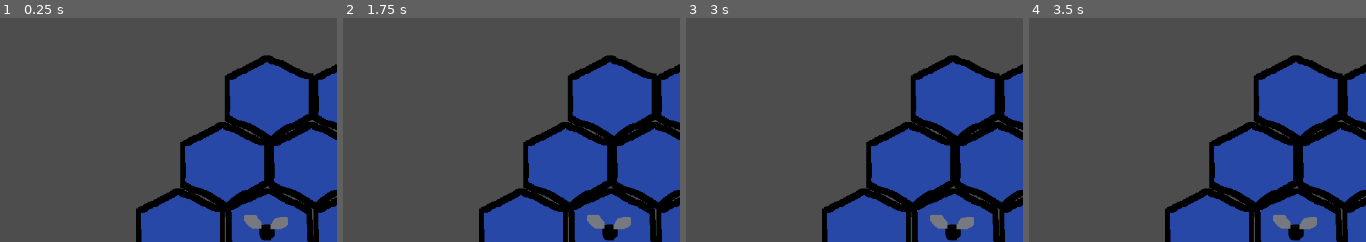
Above: before the commit, frames 1-4 (left to right).
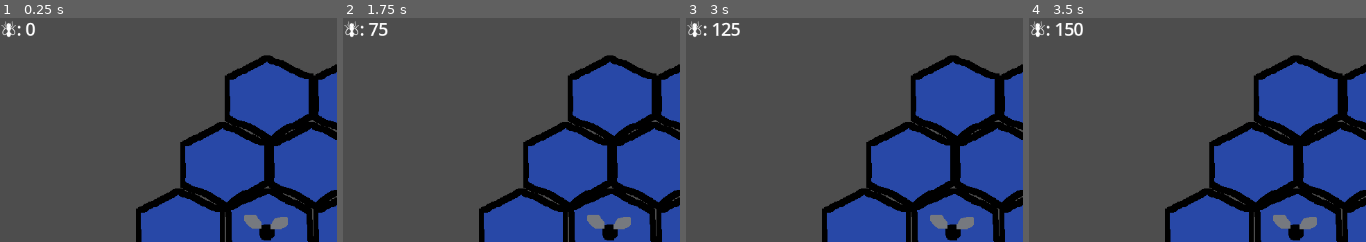
Above: after the commit, the same moments.

Repository: Aarfdark/Froggy
Game: Godot game, scene res://scenes/main.tscn
Same seed, same stepped clock (60 frames per second), same inputs: the game is played once before the commit and once after it.
Inputs:
- Up to frame 1 (0.25 s): no input
- Up to frame 2 (1.75 s): click "Lilypad" at 0.5 s; click "Fly" at 1.25 s
- Up to frame 3 (3 s): click "Lilypad" at 2 s; click "Fly" at 2.75 s
- Up to frame 4 (3.5 s): no input
The pictures show only the part of the screen within x 0-50%, y 0-50%; the shares and areas given below are measured in that part.

The runs differ from the first frame. In frame 1, 0.3% of the frame differs, in the area x 0-11%, y 1-9%; in frame 2, 0.3%; in frame 3, 0.4%; in frame 4, 0.4%, in the area x 0-17%, y 1-9%.

Commit message:
did some stuff idk

Diff:
--- a/project.godot
+++ b/project.godot
@@ -26,6 +26,11 @@
 "events": [Object(InputEventKey,"resource_local_to_scene":false,"resource_name":"","device":-1,"window_id":0,"alt_press …(192 unchanged characters)…
 ]
 }
+funny={
+"deadzone": 0.2,
+"events": [Object(InputEventKey,"resource_local_to_scene":false,"resource_name":"","device":-1,"window_id":0,"alt_pressed":false,"shift_pressed":true,"ctrl_pressed":false,"meta_pressed":false,"pressed":false,"keycode":0,"physical_keycode":46,"key_label":0,"unicode":62,"location":0,"echo":false,"script":null)
+]
+}
 
 [rendering]
 
--- a/scenes/main.tscn
+++ b/scenes/main.tscn
@@ -2,7 +2,7 @@
 
 [ext_resource type="PackedScene" uid="uid://dktrw4sj86mkf" path="res://scenes/board.tscn" id="1_o5qli"]
 [ext_resource type="Script" uid="uid://dqp3itfxeqrg" path="res://scripts/game_manager.gd" id="1_sugp2"]
-[ext_resource type="AudioStream" uid="uid://5rkok8aawc2v" path="res://assets/Frog.wav" id="4_jyhfs"]
+[ext_resource type="AudioStream" uid="uid://b8h2b86kbfk05" path="res://assets/Frog.ogg" id="2_jyhfs"]
 [ext_resource type="Script" uid="uid://bihupjp6kbad5" path="res://scripts/music.gd" id="5_tbgi4"]
 
 [sub_resource type="GDScript" id="GDScript_jyhfs"]
@@ -26,7 +26,7 @@
 script = ExtResource("1_sugp2")
 
 [node name="AudioStreamPlayer2D" type="AudioStreamPlayer2D" parent="."]
-stream = ExtResource("4_jyhfs")
+stream = ExtResource("2_jyhfs")
 script = ExtResource("5_tbgi4")
 
 [node name="Board" parent="." instance=ExtResource("1_o5qli")]
@@ -82,3 +82,16 @@
 theme_override_styles/pressed = SubResource("StyleBoxFlat_jyhfs")
 toggle_mode = true
 text = "Fly"
+
+[node name="FlyCounter" type="Label" parent="Control"]
+layout_mode = 0
+offset_right = 40.0
+offset_bottom = 22.3333
+theme_override_font_sizes/font_size = 24
+text = "🪰: 0"
+
+[node name="Timer" type="Timer" parent="Control/FlyCounter"]
+wait_time = 0.5
+autostart = true
+
+[connection signal="timeout" from="Control/FlyCounter/Timer" to="." method="_on_timer_timeout"]
--- a/scripts/board_controller.gd
+++ b/scripts/board_controller.gd
@@ -1,5 +1,6 @@
 extends TileMapLayer
 
+@onready var timer: Timer = $"../Control/FlyCounter/Timer"
 const main_atlas_id = 0
 enum {NONE=-1, LILYPAD=0, FLY=1}
 var cur_building: int = NONE
@@ -17,9 +18,7 @@
 		if event.button_index == MOUSE_BUTTON_LEFT and event.is_pressed():
 			var global_clicked = event.position
 			var pos_clicked = local_to_map(to_local(global_clicked))
-			#var cur_atlas_coords = get_cell_atlas_coords(pos_clicked)
 			var cur_tile_alt = get_cell_alternative_tile(pos_clicked)
 			# there is a tile where the mouse was clicked
 			if cur_tile_alt != -1:
-				#var total_num_alts = tile_set.get_source(main_atlas_id).get_alternative_tiles_count(cur_atlas_coords)
 				set_cell( pos_clicked, main_atlas_id, building_dict[cur_building] )
--- a/scripts/game_manager.gd
+++ b/scripts/game_manager.gd
@@ -7,10 +7,16 @@
 enum {NONE=-1, LILYPAD=0, FLY=1}
 var building_buttons: Array
 
+var num_flies = 0
+@onready var fly_counter: Label = $Control/FlyCounter
+
 func _ready():
 	building_buttons = building_container.get_children()
 	for button in building_buttons:
 		button.connect("toggled", building_select.bind(button))
+
+func _process(_delta):
+	fly_counter.text = "🪰: " + str(num_flies)
 
 func _input(event):
 	if event is InputEventMouseButton:
@@ -30,3 +36,7 @@
 			"Fly": board_controller.set_building(FLY)
 	if !toggled:
 		board_controller.set_building(NONE)
+
+
+func _on_timer_timeout() -> void:
+	num_flies += 25
--- a/scripts/music.gd
+++ b/scripts/music.gd
@@ -1,8 +1,12 @@
 extends AudioStreamPlayer2D
 
-var currently_playing = true
+var currently_playing = false
 
 func _process(_delta):
 	if Input.is_action_just_pressed("mute"):
 		currently_playing = !currently_playing
 		playing = currently_playing
+	if Input.is_action_just_pressed("funny"):
+		pitch_scale += 0.01
+		if pitch_scale > 2:
+			pitch_scale = 0.5
Not shown, added: assets/Frog.ogg.import
Not shown, removed: assets/Frog.wav.import
Not shown, added: assets/Frog.ogg
Not shown, changed: assets/Frog.wav
